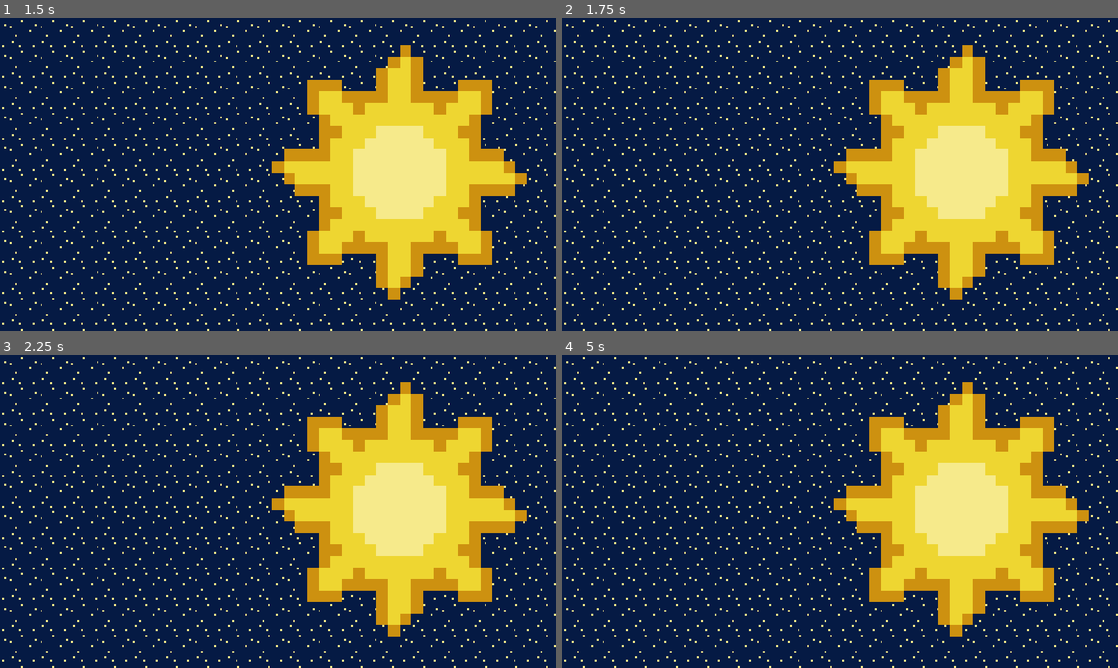
Above: before the commit, frames 1-4 (two rows, left to right).
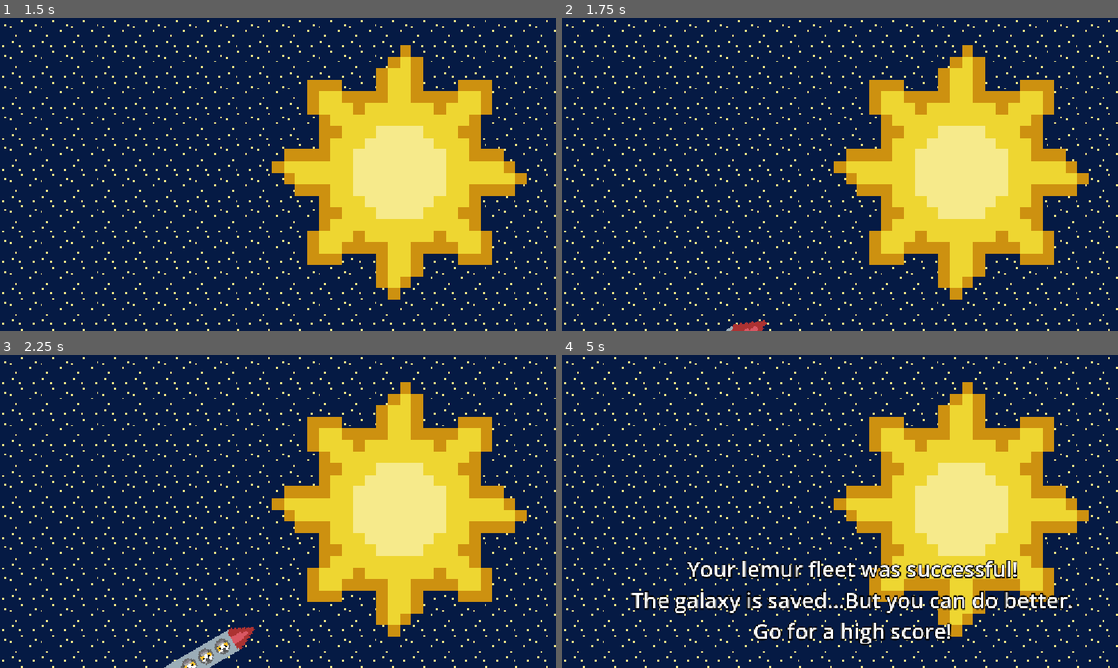
Above: after the commit, the same moments.

Repository: GarterSnake502/InnocentLemurs
Game: Godot game, scene res://Scenes/normal_ending.tscn
Same seed, same stepped clock (60 frames per second), same inputs: the game is played once before the commit and once after it. This scene is started directly instead of the project's main scene.
Inputs (mouse positions are in pixels of both pictures, inside the frame that each line leads up to):
- Up to frame 1 (1.5 s): tap Enter (ui_accept) at 0.5, 0.77, 1.25 s; move the mouse to (400, 158) at 0.52 s; click (400, 158) at 0.67 s; move the mouse to (166, 190) at 1.27 s; click (166, 190) at 1.42 s
- Up to frame 2 (1.75 s): tap Enter (ui_accept) at 1.52 s
- Up to frame 3 (2.25 s): move the mouse to (333, 442) at 2.02 s; click (333, 442) at 2.17 s
- Up to frame 4 (5 s): move the mouse to (812, 574) at 2.77 s; click (812, 574) at 2.92 s; tap Enter (ui_accept) at 3.02, 3.77, 4.52 s; move the mouse to (1006, 558) at 3.52 s; click (1006, 558) at 3.67 s; move the mouse to (673, 464) at 4.27 s; click (673, 464) at 4.42 s

Frame 1 is identical in both runs. In frame 2, 0.2% of the frame differs, in the area x 29-37%, y 96-100%; in frame 3, 0.9%; in frame 4, 5.8%, in the area x 12-92%, y 65-93%.

Commit message:
normal ending

Diff:
--- a/Scenes/normal_ending.tscn
+++ b/Scenes/normal_ending.tscn
@@ -1,38 +1,279 @@
 [gd_scene format=3 uid="uid://8r8hipyhi7if"]
 
+[ext_resource type="Script" uid="uid://bs5fpsylqkbs1" path="res://Scripts/normal_ending.gd" id="1_chsy7"]
 [ext_resource type="Texture2D" uid="uid://vuewutqd7x1v" path="res://Assets/Tiles/space.png" id="1_tprim"]
 [ext_resource type="Texture2D" uid="uid://cvy3eg1b3rk8s" path="res://Assets/spaceship.png" id="2_chsy7"]
-[ext_resource type="Texture2D" path="res://Assets/sun.png" id="3_2idwx"]
+[ext_resource type="Texture2D" uid="uid://6121t6cup750" path="res://Assets/sun.png" id="3_2idwx"]
+[ext_resource type="Texture2D" uid="uid://bwncq6agk80nb" path="res://Assets/Endings/twinkle.png" id="5_2idwx"]
+[ext_resource type="AudioStream" uid="uid://b8iopdly8fet5" path="res://Assets/rock_music.wav" id="6_c8kfn"]
+
+[sub_resource type="Animation" id="Animation_tprim"]
+length = 0.001
+tracks/0/type = "value"
+tracks/0/imported = false
+tracks/0/enabled = true
+tracks/0/path = NodePath("RocketSprite:scale")
+tracks/0/interp = 1
+tracks/0/loop_wrap = true
+tracks/0/keys = {
+"times": PackedFloat32Array(0),
+"transitions": PackedFloat32Array(1),
+"update": 0,
+"values": [Vector2(2.425, 2.425)]
+}
+tracks/1/type = "value"
+tracks/1/imported = false
+tracks/1/enabled = true
+tracks/1/path = NodePath("RocketSprite:rotation")
+tracks/1/interp = 1
+tracks/1/loop_wrap = true
+tracks/1/keys = {
+"times": PackedFloat32Array(0),
+"transitions": PackedFloat32Array(1),
+"update": 0,
+"values": [-0.82728606]
+}
+tracks/2/type = "value"
+tracks/2/imported = false
+tracks/2/enabled = true
+tracks/2/path = NodePath("RocketSprite:position")
+tracks/2/interp = 1
+tracks/2/loop_wrap = true
+tracks/2/keys = {
+"times": PackedFloat32Array(0),
+"transitions": PackedFloat32Array(1),
+"update": 0,
+"values": [Vector2(-64.99999, 262)]
+}
+tracks/3/type = "value"
+tracks/3/imported = false
+tracks/3/enabled = true
+tracks/3/path = NodePath("RocketSprite:visible")
+tracks/3/interp = 1
+tracks/3/loop_wrap = true
+tracks/3/keys = {
+"times": PackedFloat32Array(0),
+"transitions": PackedFloat32Array(1),
+"update": 1,
+"values": [true]
+}
+tracks/4/type = "value"
+tracks/4/imported = false
+tracks/4/enabled = true
+tracks/4/path = NodePath(".:modulate")
+tracks/4/interp = 1
+tracks/4/loop_wrap = true
+tracks/4/keys = {
+"times": PackedFloat32Array(0),
+"transitions": PackedFloat32Array(1),
+"update": 0,
+"values": [Color(1, 1, 1, 1)]
+}
+tracks/5/type = "value"
+tracks/5/imported = false
+tracks/5/enabled = true
+tracks/5/path = NodePath("Twinkle:visible")
+tracks/5/interp = 1
+tracks/5/loop_wrap = true
+tracks/5/keys = {
+"times": PackedFloat32Array(0),
+"transitions": PackedFloat32Array(1),
+"update": 1,
+"values": [true]
+}
+tracks/6/type = "value"
+tracks/6/imported = false
+tracks/6/enabled = true
+tracks/6/path = NodePath("Twinkle:frame")
+tracks/6/interp = 1
+tracks/6/loop_wrap = true
+tracks/6/keys = {
+"times": PackedFloat32Array(0),
+"transitions": PackedFloat32Array(1),
+"update": 1,
+"values": [1]
+}
+tracks/7/type = "value"
+tracks/7/imported = false
+tracks/7/enabled = true
+tracks/7/path = NodePath("Label:modulate")
+tracks/7/interp = 1
+tracks/7/loop_wrap = true
+tracks/7/keys = {
+"times": PackedFloat32Array(0),
+"transitions": PackedFloat32Array(1),
+"update": 0,
+"values": [Color(1, 1, 1, 0)]
+}
+
+[sub_resource type="Animation" id="Animation_2idwx"]
+resource_name = "fadeout"
+tracks/0/type = "value"
+tracks/0/imported = false
+tracks/0/enabled = true
+tracks/0/path = NodePath(".:modulate")
+tracks/0/interp = 1
+tracks/0/loop_wrap = true
+tracks/0/keys = {
+"times": PackedFloat32Array(0, 1),
+"transitions": PackedFloat32Array(1, 1),
+"update": 0,
+"values": [Color(1, 1, 1, 1), Color(1, 1, 1, 0)]
+}
 
 [sub_resource type="Animation" id="Animation_c8kfn"]
 resource_name = "fly"
+length = 7.4
+tracks/0/type = "value"
+tracks/0/imported = false
+tracks/0/enabled = true
+tracks/0/path = NodePath("RocketSprite:scale")
+tracks/0/interp = 1
+tracks/0/loop_wrap = true
+tracks/0/keys = {
+"times": PackedFloat32Array(0, 3.73),
+"transitions": PackedFloat32Array(1, 1),
+"update": 0,
+"values": [Vector2(2.425, 2.425), Vector2(0.055, 0.055)]
+}
+tracks/1/type = "value"
+tracks/1/imported = false
+tracks/1/enabled = true
+tracks/1/path = NodePath("RocketSprite:rotation")
+tracks/1/interp = 1
+tracks/1/loop_wrap = true
+tracks/1/keys = {
+"times": PackedFloat32Array(0, 3.73),
+"transitions": PackedFloat32Array(1, 1),
+"update": 0,
+"values": [-0.82728606, -0.33161256]
+}
+tracks/2/type = "value"
+tracks/2/imported = false
+tracks/2/enabled = true
+tracks/2/path = NodePath("RocketSprite:position")
+tracks/2/interp = 1
+tracks/2/loop_wrap = true
+tracks/2/keys = {
+"times": PackedFloat32Array(0, 3.73),
+"transitions": PackedFloat32Array(1, 1),
+"update": 0,
+"values": [Vector2(-97.000015, 304), Vector2(198.375, 83.24)]
+}
+tracks/3/type = "value"
+tracks/3/imported = false
+tracks/3/enabled = true
+tracks/3/path = NodePath("RocketSprite:visible")
+tracks/3/interp = 1
+tracks/3/loop_wrap = true
+tracks/3/keys = {
+"times": PackedFloat32Array(3.74, 3.75),
+"transitions": PackedFloat32Array(1, 1),
+"update": 1,
+"values": [true, false]
+}
+tracks/4/type = "value"
+tracks/4/imported = false
+tracks/4/enabled = true
+tracks/4/path = NodePath("Twinkle:visible")
+tracks/4/interp = 1
+tracks/4/loop_wrap = true
+tracks/4/keys = {
+"times": PackedFloat32Array(0, 3.726823, 3.73, 4.0703707),
+"transitions": PackedFloat32Array(1, 1, 1, 1),
+"update": 1,
+"values": [false, false, true, false]
+}
+tracks/5/type = "value"
+tracks/5/imported = false
+tracks/5/enabled = true
+tracks/5/path = NodePath("Twinkle:frame")
+tracks/5/interp = 1
+tracks/5/loop_wrap = true
+tracks/5/keys = {
+"times": PackedFloat32Array(3.7548678, 3.8, 3.9, 4),
+"transitions": PackedFloat32Array(1, 1, 1, 1),
+"update": 1,
+"values": [0, 1, 2, 3]
+}
+tracks/6/type = "value"
+tracks/6/imported = false
+tracks/6/enabled = true
+tracks/6/path = NodePath("Label:modulate")
+tracks/6/interp = 1
+tracks/6/loop_wrap = true
+tracks/6/keys = {
+"times": PackedFloat32Array(3.8, 4.9333334),
+"transitions": PackedFloat32Array(1, 1),
+"update": 0,
+"values": [Color(1, 1, 1, 0), Color(1, 1, 1, 1)]
+}
 
 [sub_resource type="AnimationLibrary" id="AnimationLibrary_kgc0p"]
 _data = {
+&"RESET": SubResource("Animation_tprim"),
+&"fadeout": SubResource("Animation_2idwx"),
 &"fly": SubResource("Animation_c8kfn")
 }
 
-[node name="NormalEnding" type="Node2D" unique_id=511534450]
+[sub_resource type="LabelSettings" id="LabelSettings_c8kfn"]
+font_size = 48
+outline_size = 10
+outline_color = Color(0, 0, 0, 1)
+
+[node name="NormalEnding" type="Control" unique_id=1725628134]
+layout_mode = 3
+anchors_preset = 0
+script = ExtResource("1_chsy7")
 
 [node name="AnimationPlayer" type="AnimationPlayer" parent="." unique_id=1919996095]
 libraries/ = SubResource("AnimationLibrary_kgc0p")
 autoplay = &"fly"
 
 [node name="TextureRect" type="TextureRect" parent="." unique_id=1354003002]
+layout_mode = 0
 offset_right = 354.0
 offset_bottom = 185.0
 texture = ExtResource("1_tprim")
 stretch_mode = 1
 
-[node name="RocketSprite" type="Sprite2D" parent="." unique_id=971932663]
-position = Vector2(-49, 82)
-texture = ExtResource("2_chsy7")
-
 [node name="SunSprite" type="Sprite2D" parent="." unique_id=1911017117]
 position = Vector2(207.00002, 80)
 scale = Vector2(6, 6)
 texture = ExtResource("3_2idwx")
 
+[node name="RocketSprite" type="Sprite2D" parent="." unique_id=971932663]
+position = Vector2(-64.99999, 262)
+rotation = -0.82728606
+scale = Vector2(2.425, 2.425)
+texture = ExtResource("2_chsy7")
+offset = Vector2(23.155, 0)
+
 [node name="Camera2D" type="Camera2D" parent="." unique_id=763622355]
 position = Vector2(144, 81)
 zoom = Vector2(4, 4)
+
+[node name="Twinkle" type="Sprite2D" parent="." unique_id=504764825]
+position = Vector2(199, 83)
+texture = ExtResource("5_2idwx")
+hframes = 4
+frame = 1
+
+[node name="Label" type="Label" parent="." unique_id=1603141081]
+modulate = Color(1, 1, 1, 0)
+layout_mode = 0
+offset_left = 36.0
+offset_top = 103.0
+offset_right = 1032.0
+offset_bottom = 310.0
+scale = Vector2(0.23, 0.23)
+theme_override_font_sizes/font_size = 64
+text = "Your lemur fleet was successful!
+The galaxy is saved...But you can do better.
+Go for a high score!"
+label_settings = SubResource("LabelSettings_c8kfn")
+horizontal_alignment = 1
+
+[node name="music" type="AudioStreamPlayer" parent="." unique_id=865190050]
+stream = ExtResource("6_c8kfn")
+autoplay = true
Not shown: 1 places in Assets/factory_tileset.tres that only renumber resources
